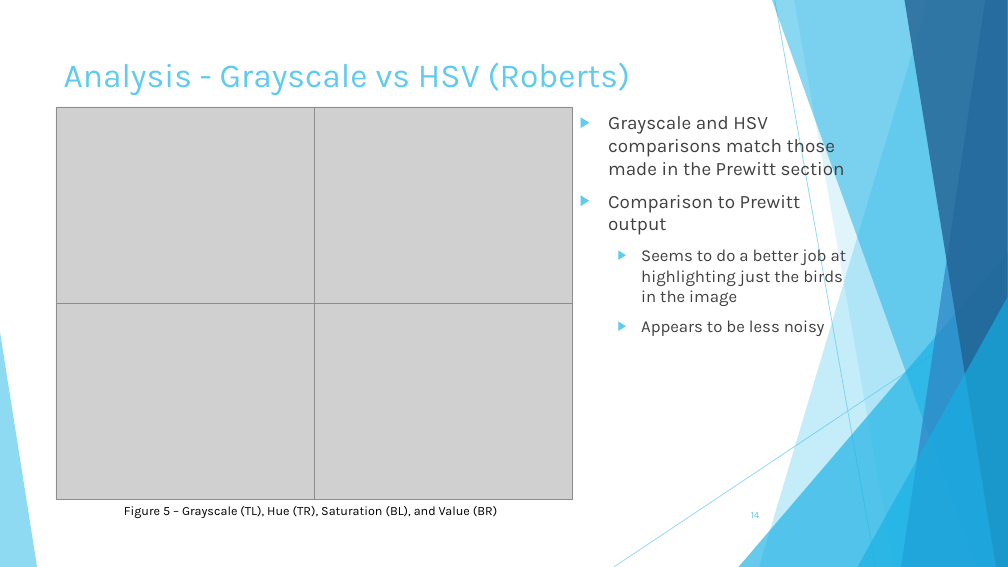
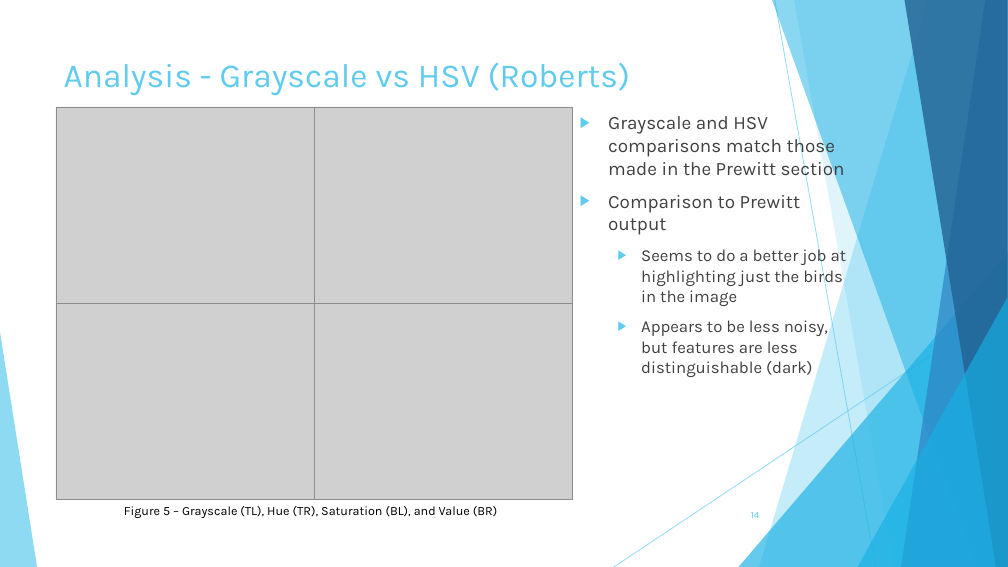
Before and after one commit to miles885/GPU_Course_Project, a slide deck: slide 14 of Course_Project_Edge_Detection_Gapcynski.pptx. Drawn at 1008x567 pixels with LibreOffice and Linux fonts; fonts in the diff are those of the drawing; grey boxes stand for pictures. Boxes give left, top, right and bottom in pixels: in the first picture for what was removed or moved away, otherwise in the second. Text is boxed around its words. In the diff, an @@ line names an element or a change of style, - is before the commit and + after.

```diff
--- a/Course_Project_Edge_Detection_Gapcynski.pptx
+++ b/Course_Project_Edge_Detection_Gapcynski.pptx
@@ text at <box>641,320,828,377</box>: text changed @@
-  ▶ Appears to be less noisy
+  ▶ Appears to be less noisy, but features are less distinguishable (dark)
```
Also in this commit, not shown: 2 other slides changed.
